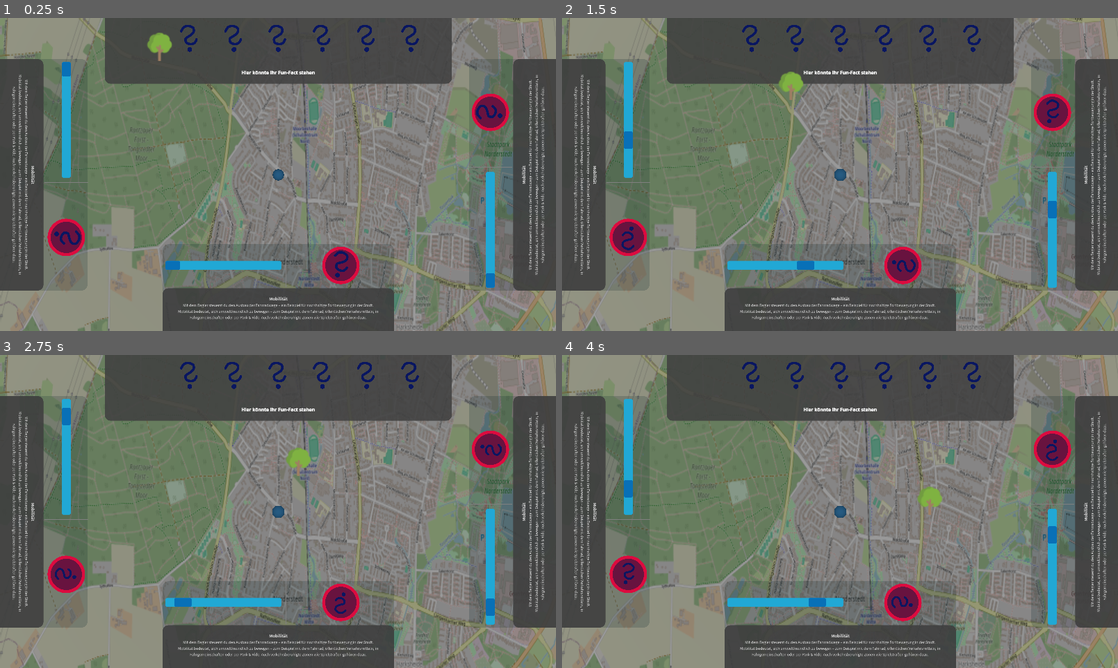
Above: before the commit, frames 1-4 (two rows, left to right).
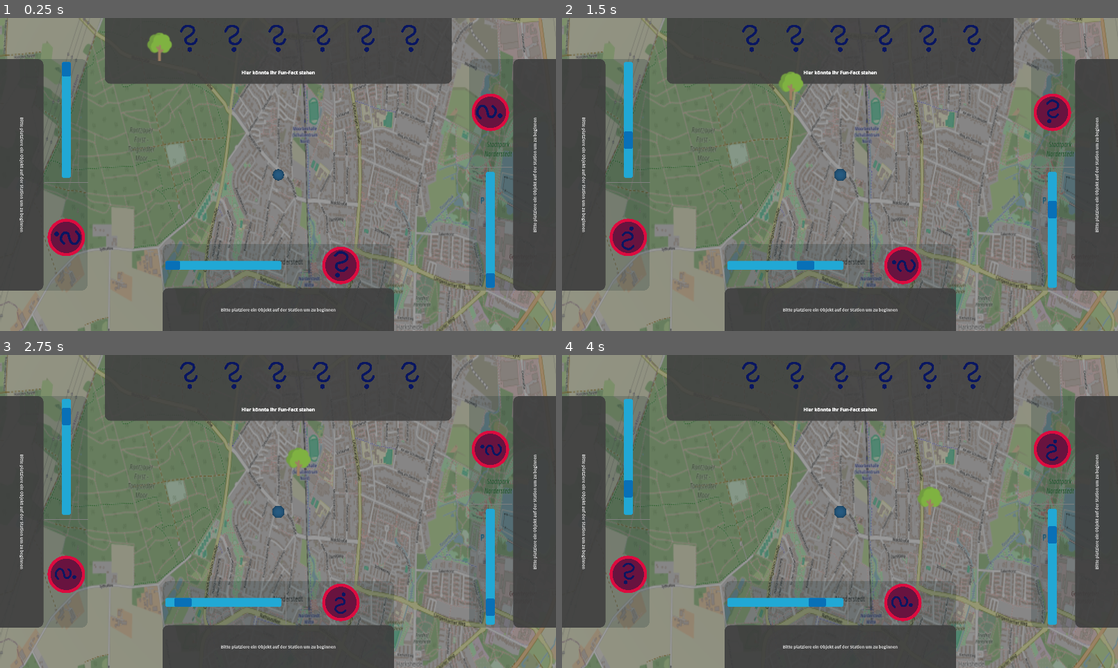
Above: after the commit, the same moments.

Repository: jlddorf/CrossInnovationClass25Norderstedt
Game: Godot game, scene res://scenes/map.tscn
The game is run twice, just before and just after one commit, with the same random seed, the same clock (stepped at 60 frames per second) and the same inputs.
Inputs (mouse positions are in pixels of both pictures, inside the frame that each line leads up to):
- Up to frame 1 (0.25 s): no input
- Up to frame 2 (1.5 s): click (901, 265) at 0.52 s; click (901, 265) at 1.27 s
- Up to frame 3 (2.75 s): click (339, 602) at 2.02 s
- Up to frame 4 (4 s): no input

The runs differ from the first frame. In frame 1, 1.8% of the frame differs, in the area x 2-98%, y 18-97%; in frame 2, 1.8%; in frame 3, 1.8%; in frame 4, 1.8%.

Commit message:
add category info texts

Diff:
--- a/project.godot
+++ b/project.godot
@@ -19,6 +19,7 @@
 [autoload]
 
 CustomTypes="*res://scripts/custom_types.gd"
+Constants="*res://scripts/constants.gd"
 
 [debug]
 
--- /dev/null
+++ b/scripts/constants.gd
@@ -0,0 +1,17 @@
+extends Node
+
+# The info texts of the categories
+
+const INFO_NATURE : String = "Mit dem Regler unterstützt du mehr Grünflächen in der Stadt – ein Beispiel für den Schutz von Natur und Biodiversität.
+[b]Natur und Biodiversität[/b] stehen für den Erhalt von Lebensräume für Tieren und Pflanzen – zum Beispiel durch städtische Grünflächen, insekten- und vogelfreundliche Gärten oder Balkone mit Nist- und Insektenhotels, das Speichern von Regenwasser und die Entsiegelung von Flächen."
+const INFO_MOBILITY : String = "Mit dem Regler steuerst du den Ausbau der Fahrradwege – ein Beispiel für nachhaltige Fortbewegung in der Stadt.
+[b]Mobilität[/b] bedeutet, sich umweltfreundlich zu bewegen – zum Beispiel mit dem Fahrrad, öffentlichen Verkehrsmitteln, in Fahrgemeinschaften oder per Park & Ride. Auch verkehrsberuhigte Zonen wie Spielstraßen gehören dazu."
+const INFO_ENERGY_BUILDING : String = "Mit dem Regler baust du neue Solaranlagen - repräsentativ für die Kategorie [b]Energie & Gebäude[/b].
+Neben dem Bau eigener Solaranlagen, schützt es zudem das Klima, zu einem grünen Stromanbieter zu wechseln oder wenn möglich Fernwärme zu nutzen. Auch energetisches Sanieren, der Umstieg auf eine Wärmepumpe und der Einsatz erneuerbarer Energien durch die Stadt helfen, Energie zu sparen. "
+const INFO_COMMUNITY: String = "Mit dem Regler stärkst du Orte des Miteinanders – ein Beispiel für gelebtes Miteinander in der Stadt.
+[b]Gemeinschaft[/b] bedeutet, dass Menschen sich begegnen, unterstützen und einbringen – zum Beispiel durch lokale Kultur-, Sport- oder Jugendangebote, ehrenamtliches Engagement oder Mitmachorte in der Nachbarschaft. Dabei ist wichtig: Barrierefreiheit, Inklusion und Vielfalt sorgen dafür, dass alle mitmachen können."
+const INFO_CIRCULAR_ECONOMY: String = "Mit dem Regler förderst du den bewussten Umgang mit Ressourcen – ein Beispiel für gelebte Kreislaufwirtschaft in der Stadt.
+[b]Kreislaufwirtschaft[/b] bedeutet, Ressourcen so zu nutzen, dass möglichst wenig Abfall entsteht. Dabei helfen die sogenannten R-Regeln, die sich auf viele Lebensbereiche anwenden lassen: refuse = Ablehnen zB durch den Kauf von Second-Hand statt Neuware, reduce = Reduzieren – etwa durch weniger Lebensmittelabfälle, reuse = Wiederverwenden – beim Teilen und Ausleihen, recycle – über den Wertstoffhof Norderstedt und repair = Reparieren – z. B. im Repair-Café."
+const INFO_LOCAL_CONSUMPTION: String = "Mit dem Regler stärkst du den bewussten Einkauf vor Ort.
+[b]Lokaler Konsum[/b] steht für faire, regionale und umweltfreundliche Produkte. Durch den Kauf saisonaler Lebensmittel, die Unterstützung von Fairtrade-Geschäften, unverpacktes Einkaufen oder die Nutzung öffentlicher Wasserstationen wird der Alltag nachhaltiger und ressourcenschonender gestaltet. Auch die Mitgliedschaft in einer CSA (gemeinschaftsgetragene Landwirtschaft) gehört dazu – dabei teilen sich Verbraucherinnen und Landwirtinnen Verantwortung, Kosten und Ernte."
+const INFO_NONE : String = "[b]Bitte platziere ein Objekt auf der Station um zu beginnen[/b]"
--- /dev/null
+++ b/ui/info_text.gd
@@ -0,0 +1,29 @@
+extends RichTextLabel
+class_name InfoText
+
+
+const CustomTypes = preload("res://scripts/custom_types.gd")
+const Constants = preload("res://scripts/constants.gd")
+
+# Called when the node enters the scene tree for the first time.
+func _ready() -> void:
+	display_text_for_item(CustomTypes.Item.NONE)
+
+func display_text_for_item(item: CustomTypes.Item) -> void:
+	match item:
+		CustomTypes.Item.NATURE:
+			text = Constants.INFO_NATURE
+		CustomTypes.Item.MOBILITY:
+			text = Constants.INFO_MOBILITY
+		CustomTypes.Item.ENERGY_BUILDING:
+			text = Constants.INFO_ENERGY_BUILDING
+		CustomTypes.Item.COMMUNITY:
+			text = Constants.INFO_COMMUNITY
+		CustomTypes.Item.CIRCULAR_ECONOMY:
+			text = Constants.INFO_CIRCULAR_ECONOMY
+		CustomTypes.Item.LOCAL_CONSUMPTION:
+			text = Constants.INFO_LOCAL_CONSUMPTION
+		CustomTypes.Item.NONE:
+			text = Constants.INFO_NONE
+		_:
+			print("Can't change text for item %d" % item)
--- a/ui/playerContainer.tscn
+++ b/ui/playerContainer.tscn
@@ -6,6 +6,7 @@
 [ext_resource type="Script" uid="uid://d2jkeiqffeqoy" path="res://ui/station_Button.gd" id="4_fysbn"]
 [ext_resource type="Theme" uid="uid://230ma3pcldq4" path="res://ui/ueTheme.tres" id="5_mcqbd"]
 [ext_resource type="Script" uid="uid://cewmmmceh1goa" path="res://ui/amountProgress.gd" id="6_mog01"]
+[ext_resource type="Script" uid="uid://cljr7oqvk7xyg" path="res://ui/info_text.gd" id="7_7173t"]
 
 [sub_resource type="StyleBoxFlat" id="StyleBoxFlat_j2y57"]
 bg_color = Color(0.243137, 0.243137, 0.243137, 0.882353)
@@ -100,7 +101,8 @@
 layout_mode = 2
 theme_override_styles/panel = SubResource("StyleBoxFlat_j2y57")
 
-[node name="RichTextLabel" type="RichTextLabel" parent="VBoxContainer/Panel/VBoxContainer/Panel"]
+[node name="InfoText" type="RichTextLabel" parent="VBoxContainer/Panel/VBoxContainer/Panel"]
+unique_name_in_owner = true
 custom_minimum_size = Vector2(700, 100)
 layout_mode = 1
 anchors_preset = 8
@@ -121,4 +123,7 @@
 text = "[b]Mobilität[/b]
 Mit dem Regler steuerst du den Ausbau der Fahrradwege – ein Beispiel für nachhaltige Fortbewegung in der Stadt.
 Mobilität bedeutet, sich umweltfreundlich zu bewegen – zum Beispiel mit dem Fahrrad, öffentlichen Verkehrsmitteln, in Fahrgemeinschaften oder per Park & Ride. Auch verkehrsberuhigte Zonen wie Spielstraßen gehören dazu."
+fit_content = true
 horizontal_alignment = 1
+vertical_alignment = 1
+script = ExtResource("7_7173t")
--- a/ui/player_container.gd
+++ b/ui/player_container.gd
@@ -4,6 +4,7 @@
 @export var player_id : int
 @onready var placed_amount_bar: AmountProgress = %PlacedAmountBar
 @onready var item_display : ItemDisplay = %ItemDisplay
+@onready var info_text: InfoText = %InfoText
 
 const PlayerManager = preload("res://scripts/player_manager.gd")
 const CustomTypes = preload("res://scripts/custom_types.gd")
@@ -17,9 +18,11 @@
 		if item != CustomTypes.Item.NONE:
 			item_display.showItemPlaced(item)
 			placed_amount_bar.makeIndeterminable(false)
+			info_text.display_text_for_item(item)
 		else:
 			item_display.showNoItemPlaced()
 			placed_amount_bar.makeIndeterminable(true)
+			info_text.display_text_for_item(item)
 		deltaItem = item
 	# Update item values
 	placed_amount_bar.changeValue(amount)
Not shown, added: scripts/constants.gd.uid
Not shown, added: ui/info_text.gd.uid
Not shown: 1 places in ui/playerContainer.tscn that only renumber resources
